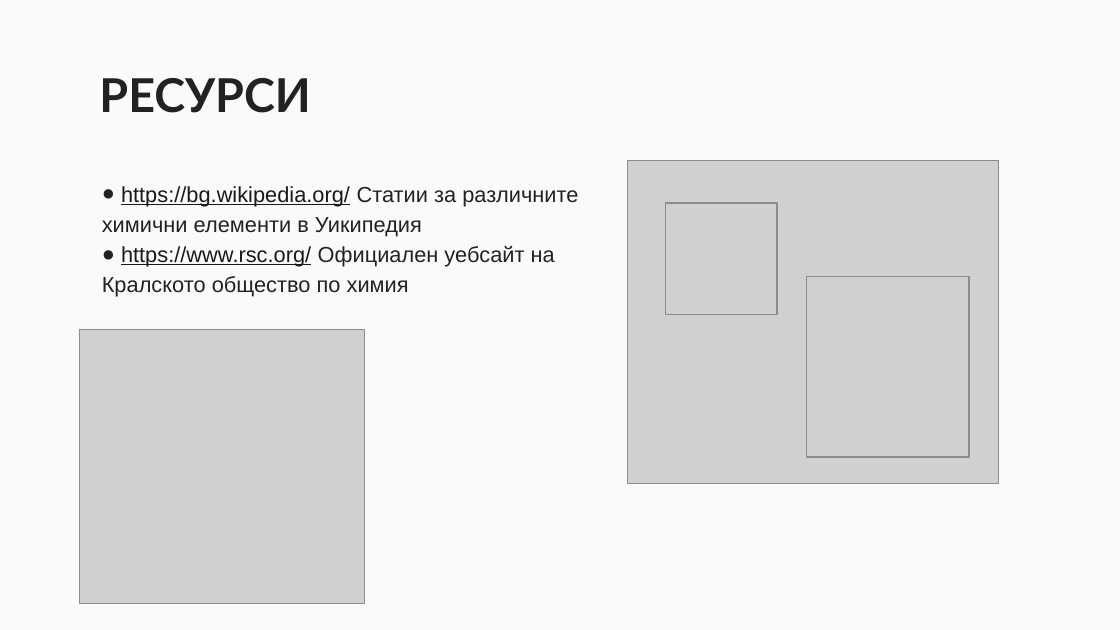
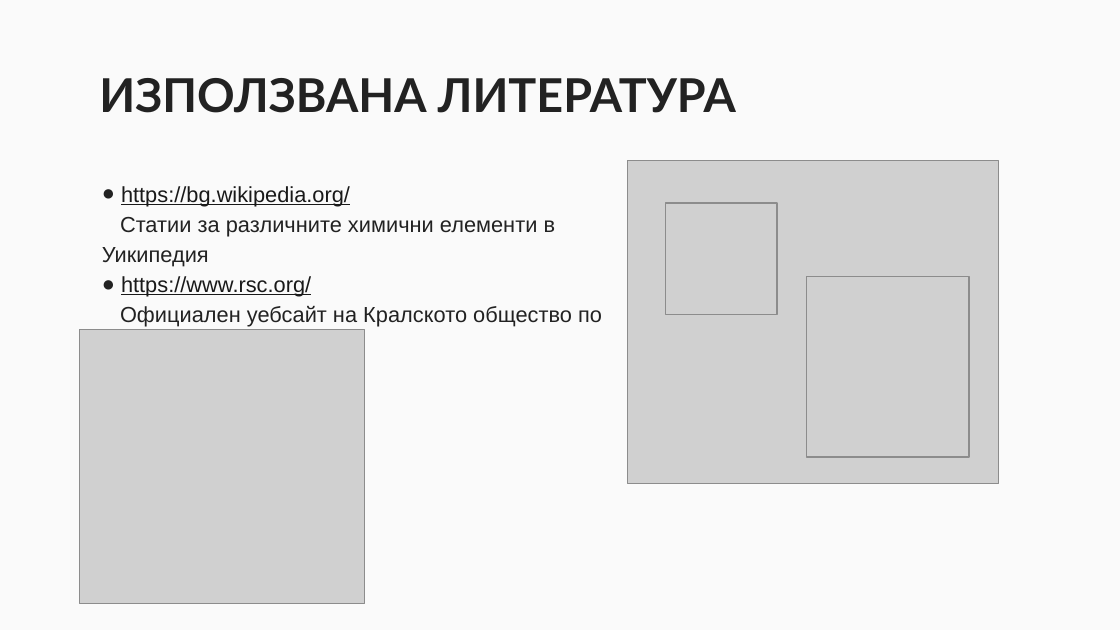
Before and after one commit to NikolaIvanov0821/Interactive-Chemie, a slide deck: slide 5 of Интерактивна химия.pptx. Drawn at 1120x630 pixels with LibreOffice and Linux fonts; fonts in the diff are those of the drawing; grey boxes stand for pictures. Boxes give left, top, right and bottom in pixels: in the first picture for what was removed or moved away, otherwise in the second. Text is boxed around its words. In the diff, an @@ line names an element or a change of style, - is before the commit and + after.

```diff
--- a/Интерактивна химия.pptx
+++ b/Интерактивна химия.pptx
@@ title at (99, 78, 736, 113): text changed @@
-РЕСУРСИ
+ИЗПОЛЗВАНА ЛИТЕРАТУРА
@@ subtitle at (102, 186, 602, 327): text changed @@
-● https://bg.wikipedia.org/ Статии за различните химични елементи в Уикипедия
-● https://www.rsc.org/ Официален уебсайт на Кралското общество по химия
+● https://bg.wikipedia.org/
+Статии за различните химични елементи в Уикипедия
+● https://www.rsc.org/
+Официален уебсайт на Кралското общество по химия
```
Also in this commit, not shown: 2 other slides changed, 5 other files.
